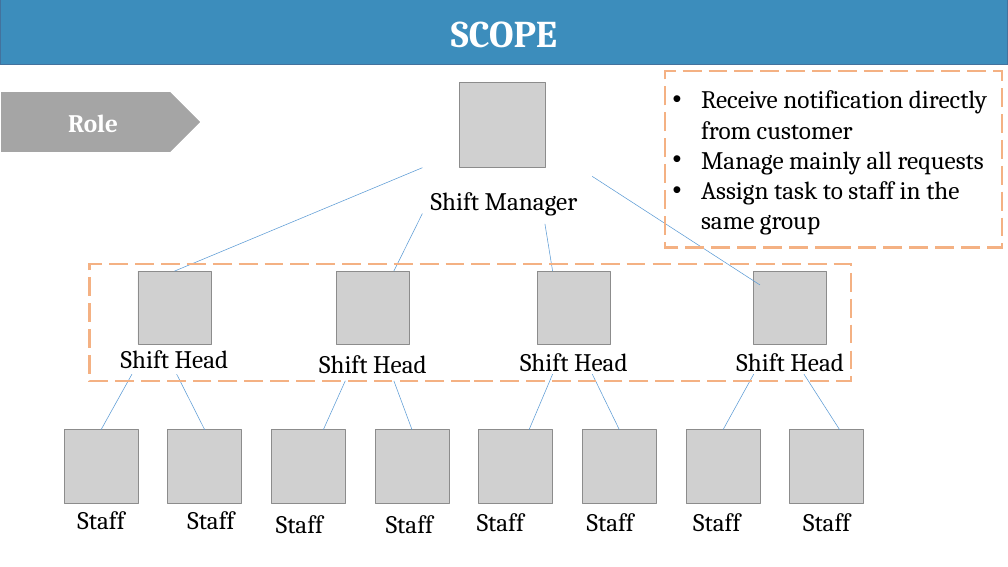
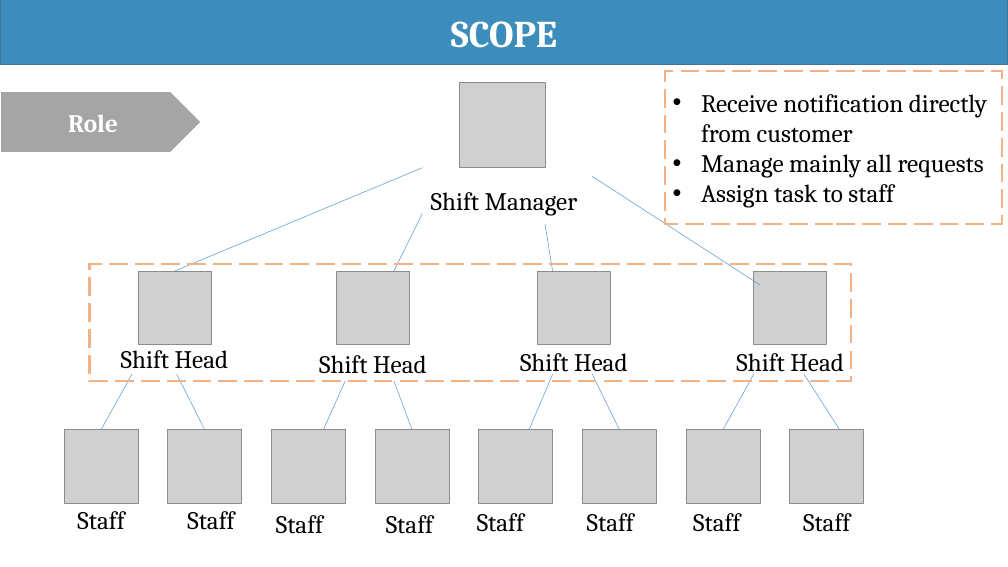
Before and after one commit to haltt051093/IMS-datacenter, a slide deck: slide 13 of Document/Presentation/IMS_20160418_Presentation.pptx. Drawn at 1008x567 pixels with LibreOffice and Linux fonts; fonts in the diff are those of the drawing; grey boxes stand for pictures. Boxes give left, top, right and bottom in pixels: in the first picture for what was removed or moved away, otherwise in the second. Text is boxed around its words. In the diff, an @@ line names an element or a change of style, - is before the commit and + after.

```diff
--- a/Document/Presentation/IMS_20160418_Presentation.pptx
+++ b/Document/Presentation/IMS_20160418_Presentation.pptx
@@ rectangle "Receive notification directly from customer": place and size @@
-rectangle "Receive notification directly from customer" at [665,71,1002,247]
+rectangle "Receive notification directly from customer" at [665,71,1002,224]
@@ text in rectangle at [701,184,894,208]: text changed @@
-• Assign task to staff in the same group
+• Assign task to staff
```
Also in this commit, not shown: 2 other slides changed, 1 slide added, 3 other files.
